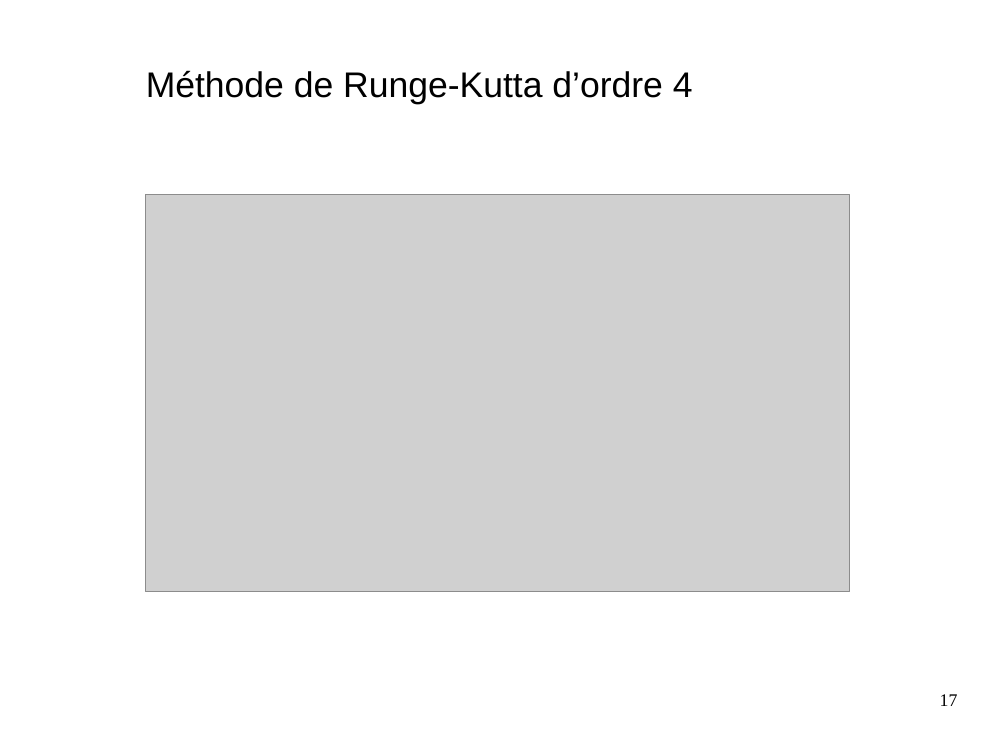
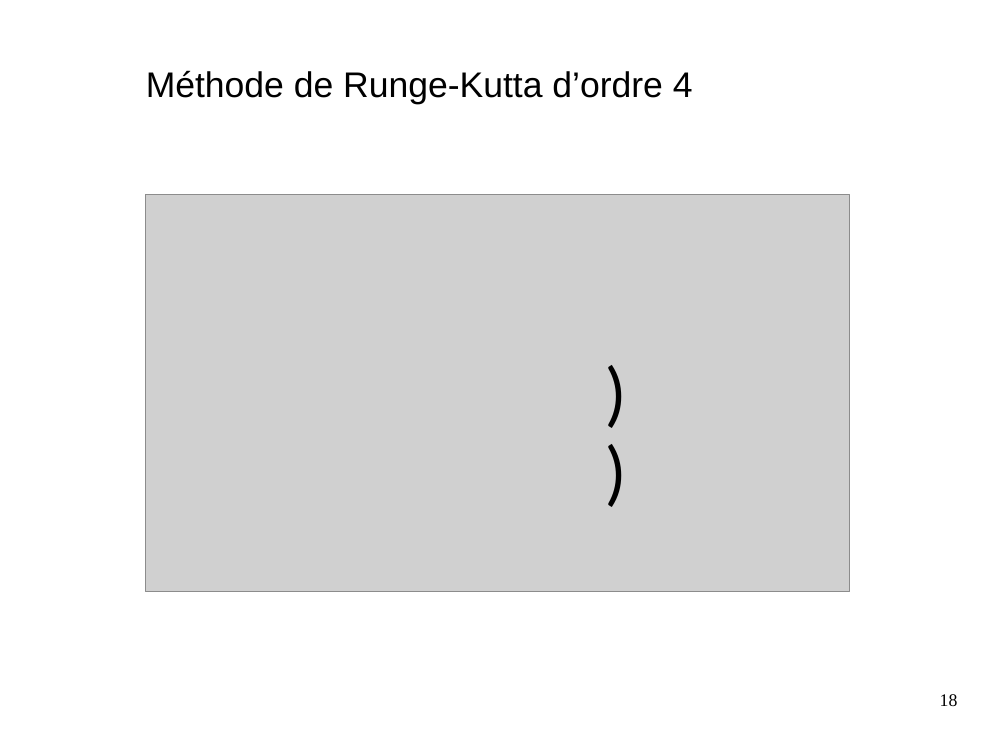
Before and after one commit to Arthurrre/TIPE_Automate, a slide deck: slide 18 of diapo/diapo_copie.odp (slide 17 before the commit). Drawn at 1008x756 pixels with LibreOffice and Linux fonts; fonts in the diff are those of the drawing; grey boxes stand for pictures. Boxes give left, top, right and bottom in pixels: in the first picture for what was removed or moved away, otherwise in the second. Text is boxed around its words. In the diff, an @@ line names an element or a change of style, - is before the commit and + after.

```diff
--- a/diapo/diapo_copie.odp
+++ b/diapo/diapo_copie.odp
@@ text added at <box>598,346,692,448</box>, 54 pt, text #000000 @@
+)
@@ text added at <box>598,424,649,527</box>, 54 pt, text #000000 @@
+)
@@ page number at <box>940,694,958,706</box>: text changed @@
-17
+18
```
Also in this commit, not shown: 3 other slides changed, 2 slides added, 1 slide removed, 4 other files.
